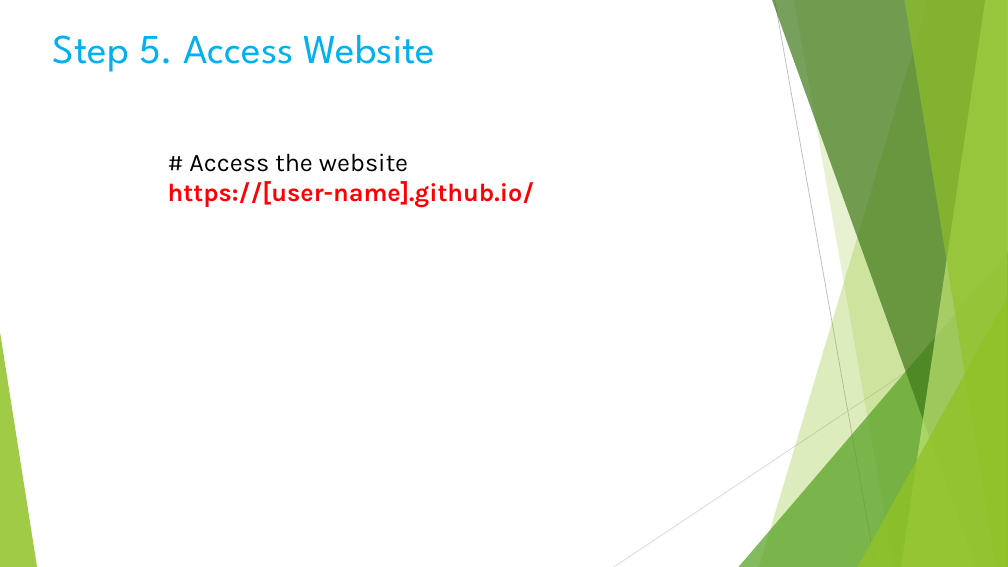
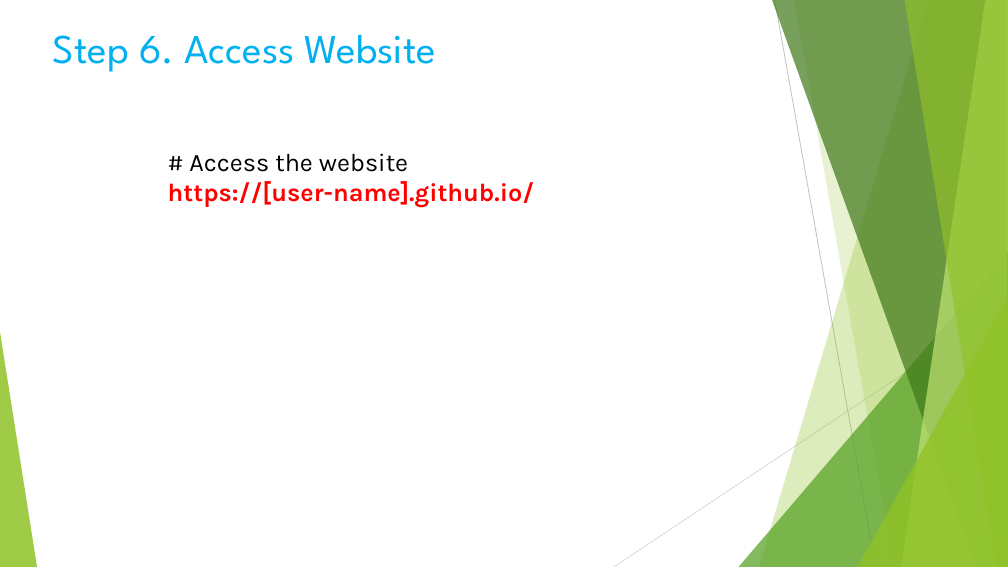
Before and after one commit to lin-chen-DLA/lin-chen-DLA.github.io, a slide deck: slide 9 of Volunteer/Programming/HTML_8.pptx. Drawn at 1008x567 pixels with LibreOffice and Linux fonts; fonts in the diff are those of the drawing. Boxes give left, top, right and bottom in pixels: in the first picture for what was removed or moved away, otherwise in the second. Text is boxed around its words. In the diff, an @@ line names an element or a change of style, - is before the commit and + after.

```diff
--- a/Volunteer/Programming/HTML_8.pptx
+++ b/Volunteer/Programming/HTML_8.pptx
@@ text at [53, 34, 436, 72]: text changed @@
-Step 5. Access Website
+Step 6. Access Website
```
Also in this commit, not shown: 5 other slides changed, 2 other files.
